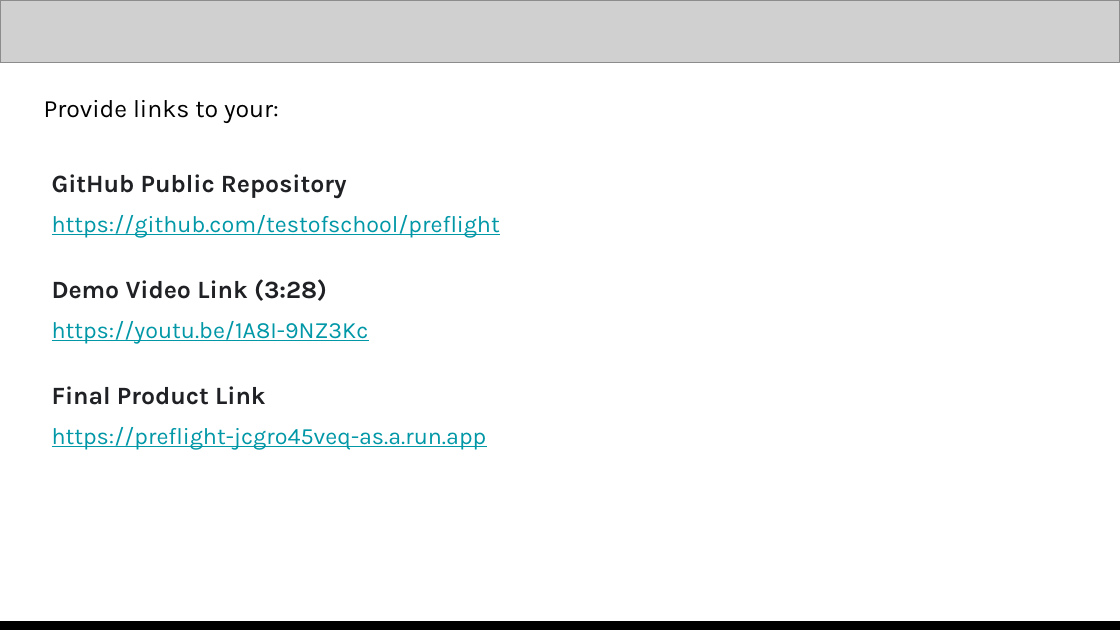
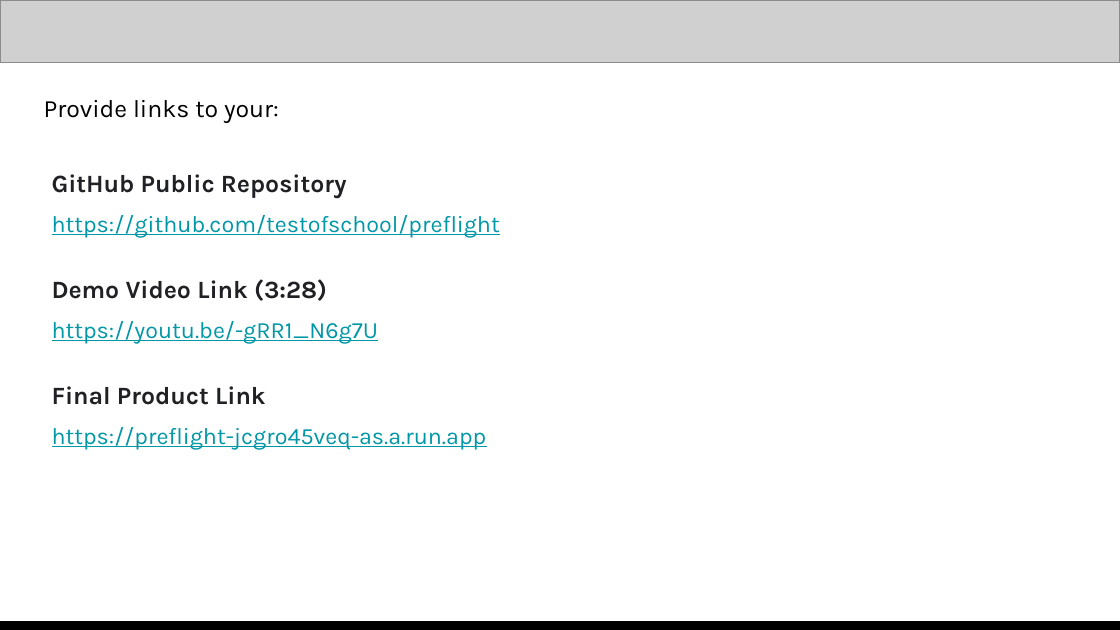
Before and after one commit to testofschool/preflight, a slide deck: slide 11 of docs/Preflight_pitch_deck.pptx. Drawn at 1120x630 pixels with LibreOffice and Linux fonts; fonts in the diff are those of the drawing; grey boxes stand for pictures. Boxes give left, top, right and bottom in pixels: in the first picture for what was removed or moved away, otherwise in the second. Text is boxed around its words. In the diff, an @@ line names an element or a change of style, - is before the commit and + after.

Commit message:
Point repo pptx deck copy to v13b video

```diff
--- a/docs/Preflight_pitch_deck.pptx
+++ b/docs/Preflight_pitch_deck.pptx
@@ text at (x1=52, y1=321, x2=379, y2=344): text changed @@
-https://youtu.be/1A8I-9NZ3Kc
+https://youtu.be/-gRR1_N6g7U
```
